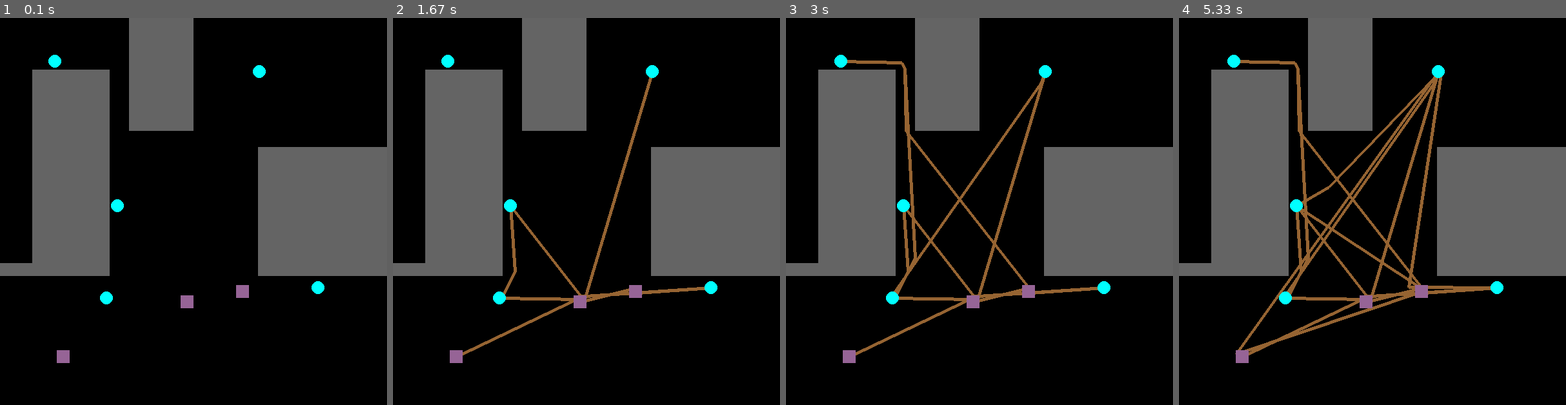
Above: before the commit, frames 1-4 (left to right).
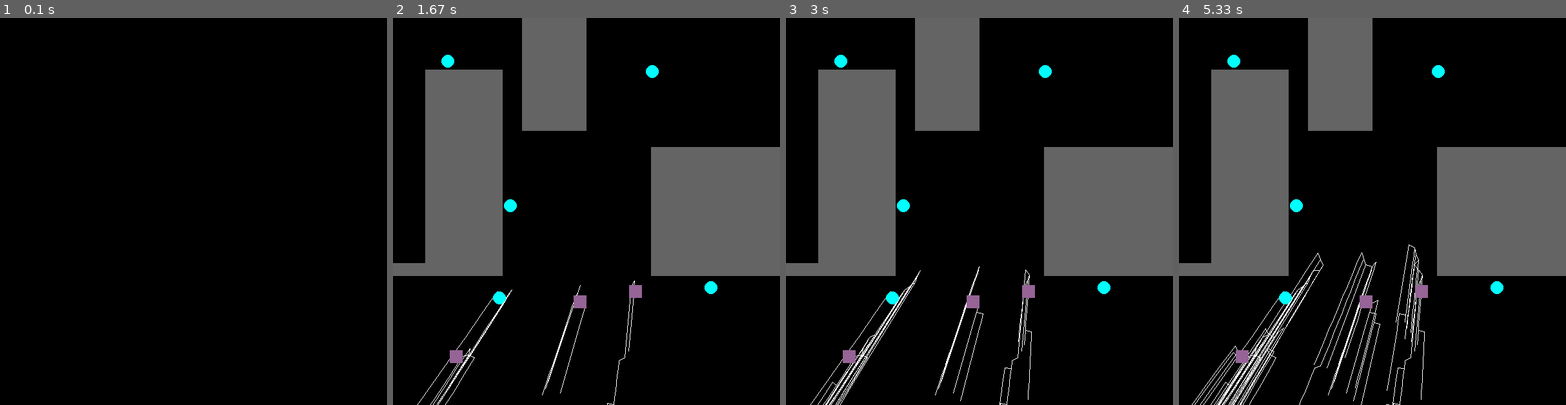
Above: after the commit, the same moments.

Repository: paulaksm/AIProj
Game: pygame game, started from rrtconnect.py
Same seed, same stepped clock (60 frames per second), same inputs: the game is played once before the commit and once after it. The source is Python 2; it was converted automatically to run under Python 3.
Inputs:
- Up to frame 1 (0.1 s): no input
- Up to frame 2 (1.67 s): no input
- Up to frame 3 (3 s): no input
- Up to frame 4 (5.33 s): no input

The runs differ from the first frame. In frame 1, 28% of the frame differs, in the area x 0-100%, y 0-90%; in frame 2, 1.9%; in frame 3, 3.7%; in frame 4, 6.4%.

Commit message:
Initialized work on rrt-connect, only halfway done atm

Diff:
--- a/rrtconnect.py
+++ b/rrtconnect.py
@@ -24,6 +24,7 @@
 clock = pygame.time.Clock()
 
 walls = []
+node_lists = [[] for i in range(N_OBJECTS)]
 
 class Node(object):
     def __init__(self, coord, parent):
@@ -34,6 +35,8 @@
     "calculates the culidian distance between two points"
     return sqrt((p1[0]-p2[0])**2 + (p1[1]-p2[1])**2)
 
+def eucl_distSq(p1, p2):
+    return (p1[0]-p2[0])**2 + (p1[1]-p2[1])**2
 
 def init_map():
     "inits the map"
@@ -63,7 +66,7 @@
 
 def point_coll(p1, p2, radius):
     "checks if a point is within a certian radius of another point"
-    if eucl_dist(p1,p2) < radius:
+    if eucl_distSq(p1,p2) < radius ** 2:
         return True
     return False
 
@@ -110,6 +113,32 @@
 
     return goal_dist
 
+
+""" Tries to connect two nodes together trough a straight line
+"""
+def connect(objidx, goalobj, p1, p2):
+    direction = np.array(p2)-np.array(p1)
+    direction = direction/np.sum(direction)*STEP_LENGTH
+    newpoint = p1 + direction
+    print(direction)
+    print(p1)
+    count = 0
+    while obstaclefree(p1, newpoint) and count < 10: # Kolla så de inte hamnar utanför screen!!
+        if point_coll(newpoint, p2, 10):
+            print("WTF?!?")
+            node_lists[objidx].append(Node(p2, node_lists[objidx][-1]))
+            while goalobj.parent != None:
+                node_lists[objidx].append(Node(goalobj,node_lists[objidx][-1]))
+                goalobj = goalobj.parent
+            break
+        else:
+            pygame.draw.line(screen, (255,255,255), p1, newpoint)
+            node_lists[objidx].append(Node(newpoint, p1))
+            p1 = newpoint
+            newpoint = p1 + direction
+            count += 1
+
+
 def main():
     pygame.init()
 
@@ -117,7 +146,6 @@
     trashcan_status = []
     init_map()
 
-    node_lists = [[] for i in range(N_OBJECTS)]
 
     "Initialize robots randomly"
     robots = np.random.randint(50, 600-50, (N_ROBOTS, 2))
@@ -151,7 +179,7 @@
         if curr_state == 'build':
 
             # Build tree from each startnode and goal
-            for i in range(N_OBJECTS):
+            for i in range(N_OBJECTS-4):
 
                 count += 1
                 if count < MAX_NODES:
@@ -169,8 +197,12 @@
 
                     newnode = new_step(parent.coord, rand)
                     node_lists[i].append(Node(newnode,parent))
-                    #pygame.draw.line(screen, (255,255,255), parent.coord, newnode)
-
+
+                    pygame.draw.line(screen, (255,255,255), parent.coord, newnode)
+                    connect(i, node_lists[N_OBJECTS-1][-1], newnode, node_lists[4][-1].coord)
+
+
+                    """
                     for obj in range(N_OBJECTS):
                         if (obj == i):
                             continue
@@ -179,7 +211,8 @@
                             dist_matrix[obj, i] = dist_matrix[i, obj]
                             print(dist_matrix)
                             print(obj)
-
+                    """
+        clock.tick(3)
         for idx, i in enumerate(robots):
             pygame.draw.rect(screen, (150, 100, 150), [i[0] - ROBOT_WIDTH/2, i[1] - ROBOT_HEIGHT/2, ROBOT_WIDTH, ROBOT_HEIGHT])
 
